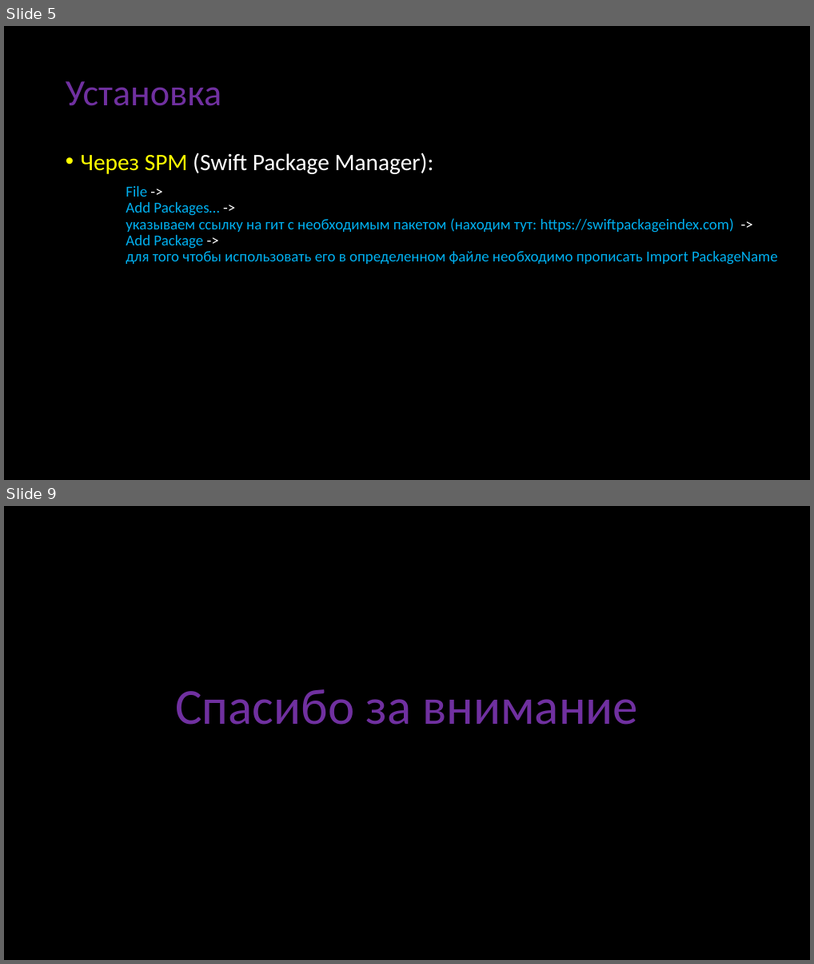
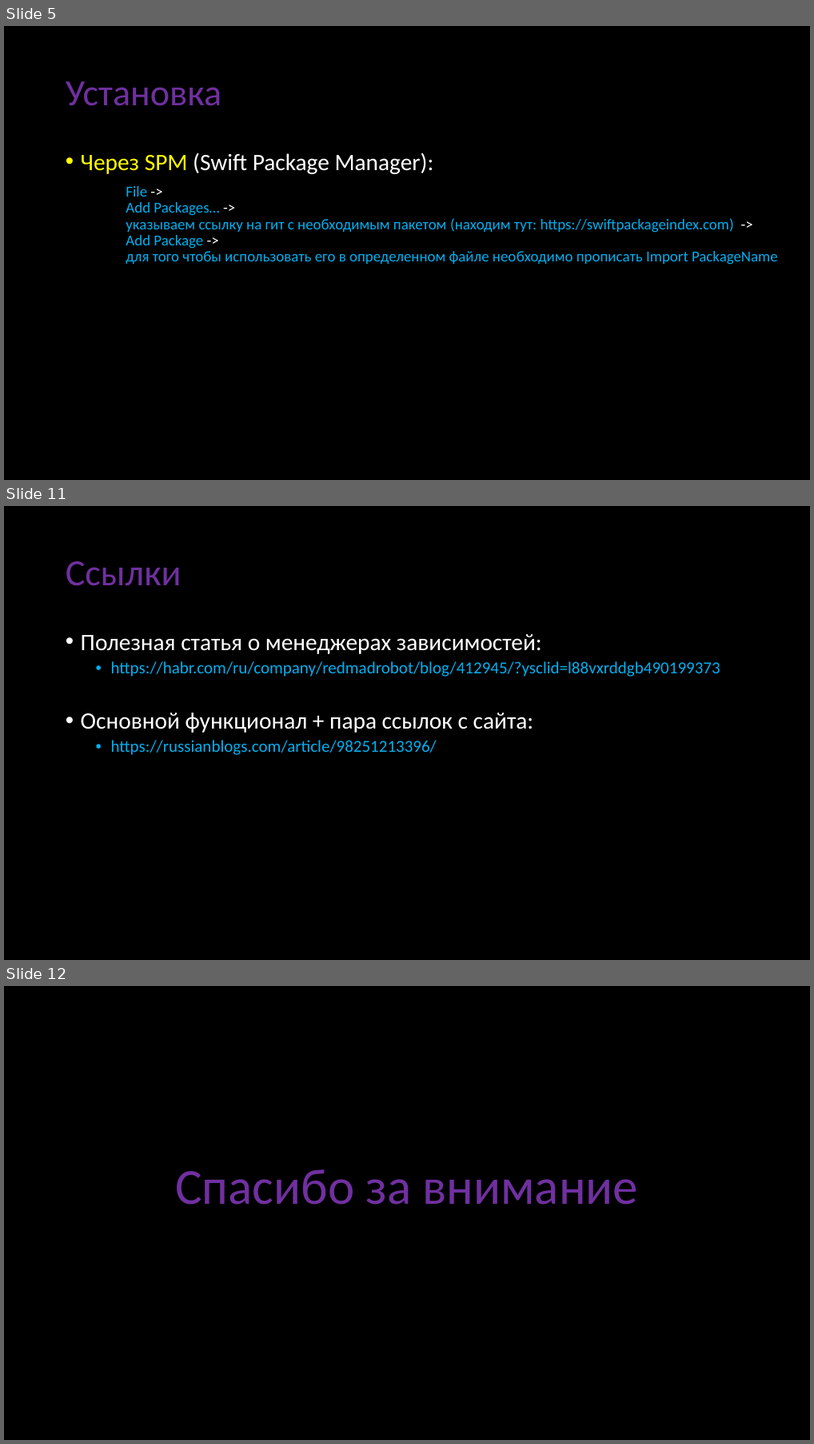
Before and after one commit to abrosov-sergey/HSE-KPV-IOS-2022-23, a slide deck: Presentation/SnapKit-30.09.2022/SnapKit-Abrosov.pptx. Shown one above the other, each under a label of ours: slides 5 and 9 before the commit, slides 5, 11 and 12 after it; the slides between them are not shown. The pictures are 814x964 and 814x1444 pixels, drawn with LibreOffice and Linux fonts; fonts in the diff are those of the drawing. Boxes give left, top, right and bottom in pixels: in the first picture for what was removed or moved away, otherwise in the second. Text is boxed around its words. In the diff, an @@ line names an element or a change of style, - is before the commit and + after.

```diff
--- a/Presentation/SnapKit-30.09.2022/SnapKit-Abrosov.pptx
+++ b/Presentation/SnapKit-30.09.2022/SnapKit-Abrosov.pptx
@@ slide 11 added at (x1=4, y1=506, x2=810, y2=960), background #000000 @@
@@ title added at (x1=66, y1=561, x2=182, y2=586), 44 pt, text #7030A0 @@
+Ссылки
@@ text added at (x1=81, y1=634, x2=721, y2=755), 20 pt, text #00B0F0 @@
+• Полезная статья о менеджерах зависимостей:
+  • https://habr.com/ru/company/redmadrobot/blog/412945/?ysclid=l88vxrddgb490199373
+• Основной функционал + пара ссылок с сайта:
+  • https://russianblogs.com/article/98251213396/
@@ what was slide 9 is now slide 12 @@
```
Also in this commit, not shown: 5 other slides added, 3 slides removed, 2 other files.
